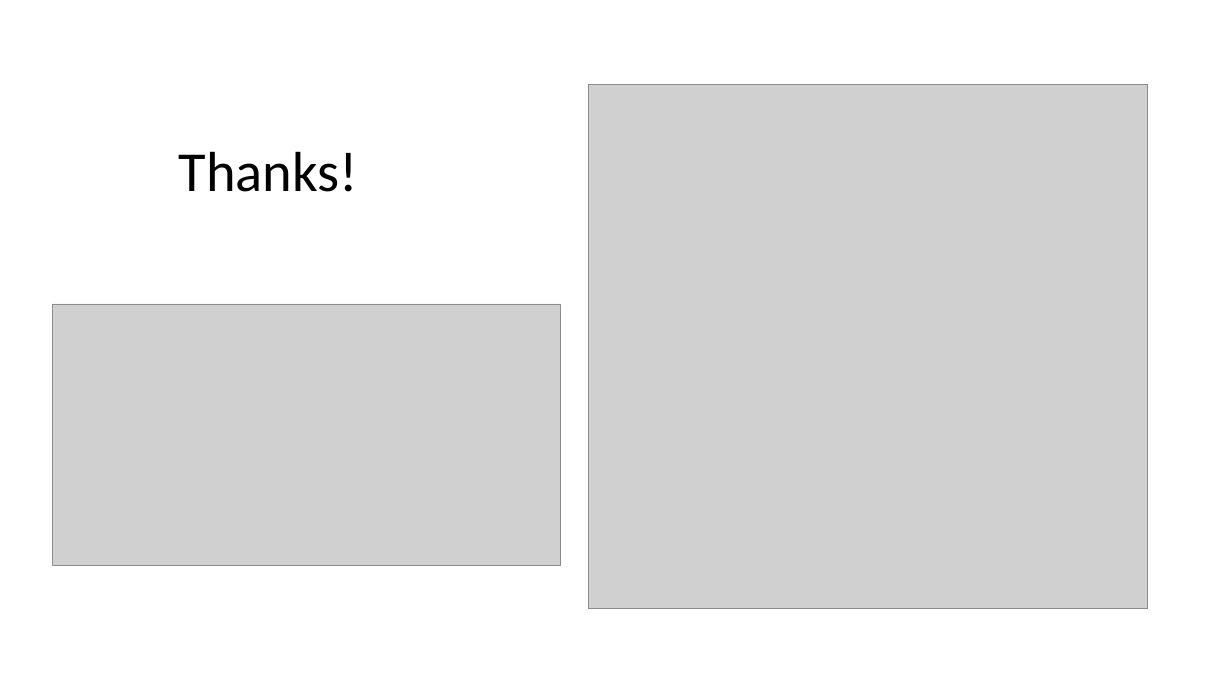
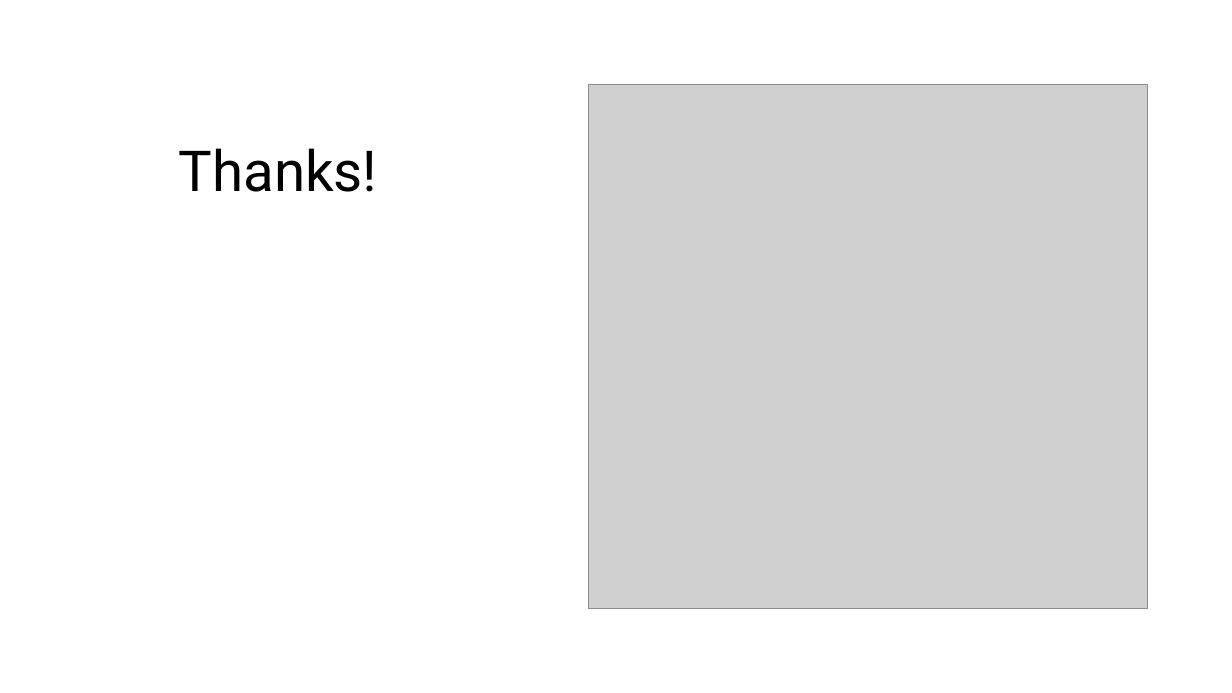
Before and after one commit to slostett/Intro_to_AI_in_Medicine_Course_Materials, a slide deck: slide 36 of Lecture Slides/Lec 10.pptx (slide 37 before the commit). Drawn at 1232x693 pixels with LibreOffice and Linux fonts; fonts in the diff are those of the drawing; grey boxes stand for pictures. Boxes give left, top, right and bottom in pixels: in the first picture for what was removed or moved away, otherwise in the second. Text is boxed around its words. In the diff, an @@ line names an element or a change of style, - is before the commit and + after.

```diff
--- a/Lecture Slides/Lec 10.pptx
+++ b/Lecture Slides/Lec 10.pptx
@@ title "Thanks!" at bbox=[179, 148, 378, 192]: font Calibri to Roboto @@
@@ picture removed at bbox=[53, 304, 560, 566] @@
```
Also in this commit, not shown: 34 other slides changed, 1 slide removed, 13 other files.
